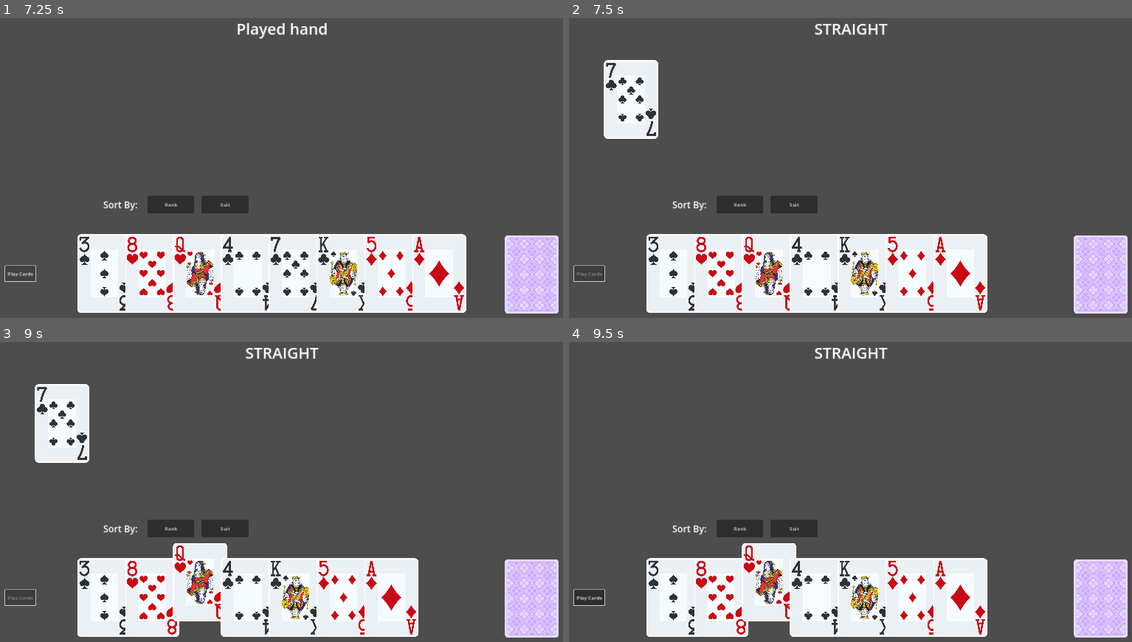
Above: before the commit, frames 1-4 (two rows, left to right).
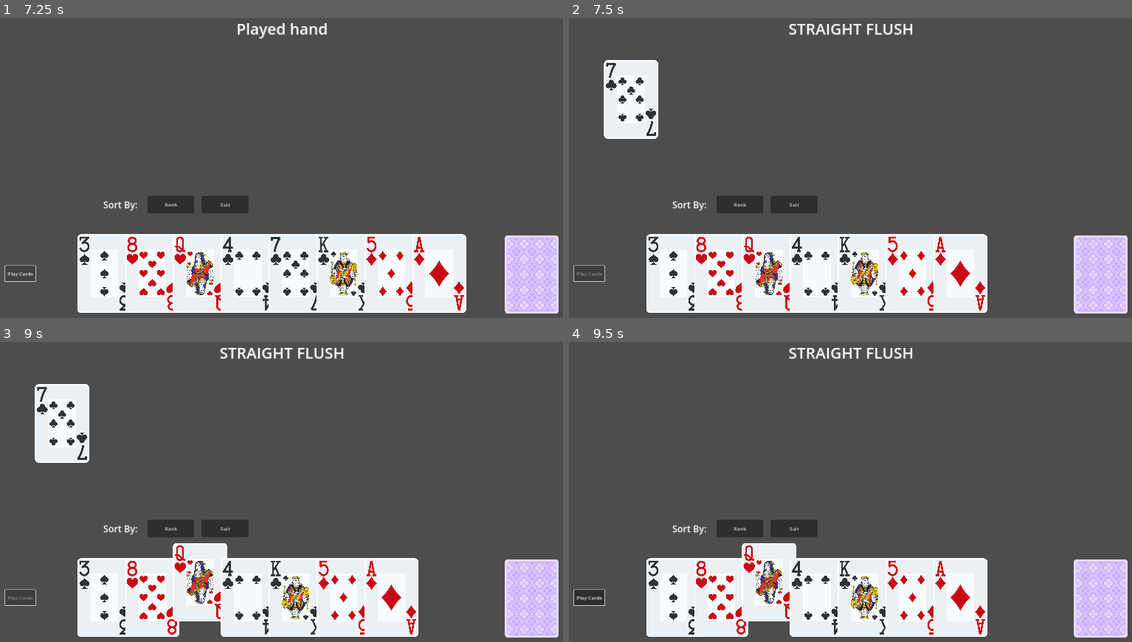
Above: after the commit, the same moments.

Repository: joverlee521/godot-card-game
Game: Godot game, scene res://scenes/card_battle.tscn
Same seed, same stepped clock (60 frames per second), same inputs: the game is played once before the commit and once after it. The project has no main scene, so this scene is started directly.
Inputs (mouse positions are in pixels of both pictures, inside the frame that each line leads up to):
- Up to frame 1 (7.25 s): click "Play Cards" at 0.5 s; click "Play Cards" at 1.25 s; click "Rank" at 2 s; click "Suit" at 2.75 s; click "Rank" at 3.5 s; click "Suit" at 4.25 s; click "Rank" at 5 s; click "Suit" at 5.75 s; click "Play Cards" at 6.5 s
- Up to frame 2 (7.5 s): tap Enter at 7.25 s; move the mouse to (867, 273) at 7.27 s; press the mouse at (867, 273) at 7.28 s
- Up to frame 3 (9 s): tap Space at 8 s; move the mouse to (61, 423) at 8.02 s; release the mouse at (61, 423) at 8.03 s; click (61, 423) at 8.1 s; tap Enter at 8.75 s; move the mouse to (202, 597) at 8.77 s; press the mouse at (202, 597) at 8.78 s
- Up to frame 4 (9.5 s): no input

Frame 1 is identical in both runs. In frame 2, 0.5% of the frame differs, in the area x 39-62%, y 1-6%; in frame 3, 0.5%; in frame 4, 0.5%.
Error before the commit: Out of bounds get index '0' (on base: 'Array') (res://scripts/hand_types/high_card.gd:13)
Error after the commit: Out of bounds get index '0' (on base: 'Array') (res://scripts/hand_types/flush.gd:11)

Commit message:
Add StraightFlush hand type

Diff:
--- a/scenes/played_hand.gd
+++ b/scenes/played_hand.gd
@@ -1,6 +1,7 @@
 extends Node2D
 
 var hand_types = [
+	StraightFlush,
 	FourOfAKind,
 	FullHouse,
 	Flush,
--- a/scripts/hand_types/flush.gd
+++ b/scripts/hand_types/flush.gd
@@ -8,10 +8,9 @@
 
 
 func verify_hand():
-	group_cards("card_suit")
+	var first_suit = cards[0].card_suit
 
-	for card_name in card_groups:
-		if len(card_groups[card_name]) == 5:
-			return card_groups[card_name]
+	if cards.any(func(card): return card.card_suit != first_suit):
+		return []
 
-	return []
+	return cards
--- /dev/null
+++ b/scripts/hand_types/straight_flush.gd
@@ -0,0 +1,19 @@
+class_name StraightFlush extends Straight
+
+
+func _init(cards):
+	super(cards)
+	name = "straight flush"
+	base_score = 8
+
+
+func verify_hand():
+	var verified_straight = super()
+
+	if verified_straight.is_empty():
+		return []
+	else:
+		var first_suit = cards[0].card_suit
+		if cards.any(func(card): return card.card_suit != first_suit):
+			return []
+		return cards
